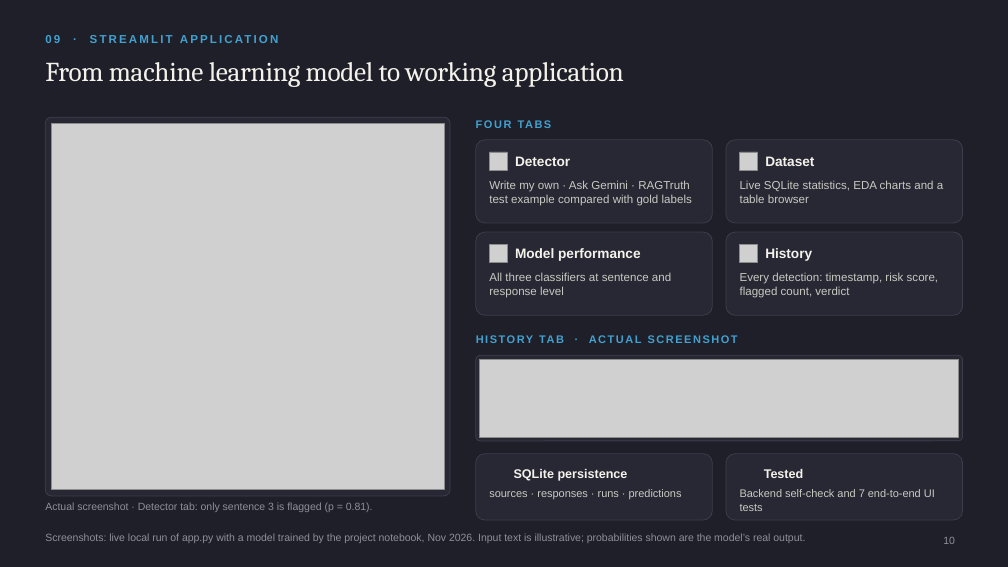
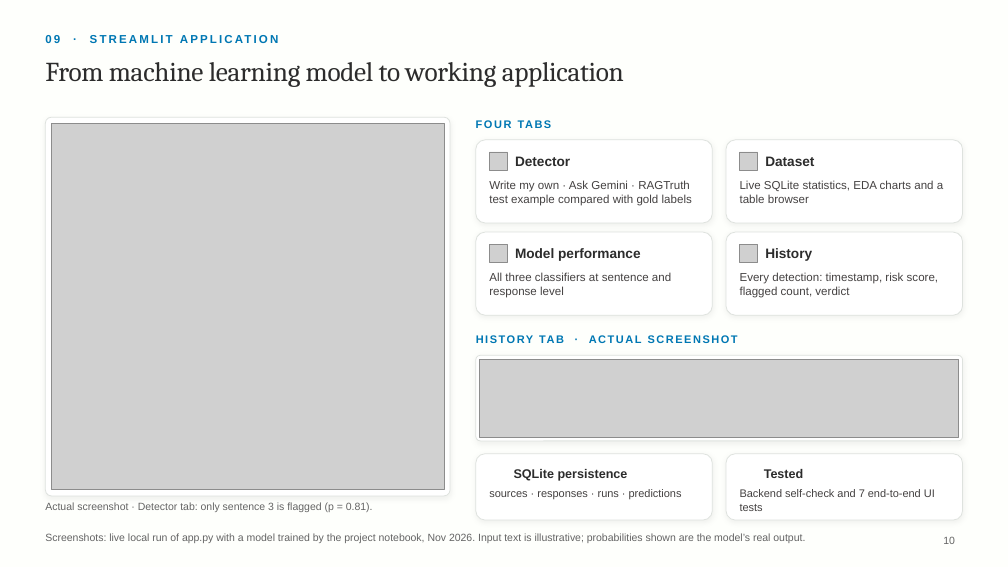
Before and after one commit to Kavaykhurana/ml_project, a slide deck: slide 10 of presentation/RAG_Hallucination_Detector.pptx. Drawn at 1008x567 pixels with LibreOffice and Linux fonts; fonts in the diff are those of the drawing; grey boxes stand for pictures; background and template pictures are left out. Boxes give left, top, right and bottom in pixels: in the first picture for what was removed or moved away, otherwise in the second. Text is boxed around its words. In the diff, an @@ line names an element or a change of style, - is before the commit and + after.

```diff
--- a/presentation/RAG_Hallucination_Detector.pptx
+++ b/presentation/RAG_Hallucination_Detector.pptx
@@ background #1F1F29 to #FEFFFC @@
@@ rounded rectangle at [45, 117, 450, 496]: fill #282834 to #FFFFFF; outline #3D3D4C 0.75 pt to #DEE2DE 0.75 pt; shadow on @@
@@ text colour #41A1CF to #0077B3 in 3 elements at [45, 35, 60, 43], [476, 117, 702, 135], [476, 333, 963, 351] @@
@@ rounded rectangle at [476, 355, 963, 441]: fill #282834 to #FFFFFF; outline #3D3D4C 0.75 pt to #DEE2DE 0.75 pt; shadow on @@
@@ fill #282834 to #FFFFFF; outline #3D3D4C 0.75 pt to #DEE2DE 0.75 pt; shadow on; proportions changed in 6 elements at [476, 140, 712, 223], [726, 140, 963, 223], [476, 232, 712, 315], [726, 232, 963, 315], [476, 454, 712, 520], [726, 454, 963, 520] @@
@@ text colour #F4F2EA to #2C2C2C in 7 elements at [45, 62, 624, 87], [515, 156, 570, 166], [765, 156, 814, 166], [515, 248, 640, 261], [765, 248, 812, 261], [514, 469, 628, 481], [764, 469, 804, 478] @@
@@ text colour #C9C9C2 to #444141 in 6 elements at [489, 180, 692, 206], [740, 180, 943, 203], [489, 272, 671, 298], [740, 272, 938, 298], [489, 489, 682, 500], [740, 489, 935, 511] @@
@@ text colour #8F8F9A to #646464 in 3 elements at [45, 533, 805, 543], [45, 502, 373, 512], [943, 537, 955, 544] @@
```
Also in this commit, not shown: 11 other slides changed, 1 other file.
